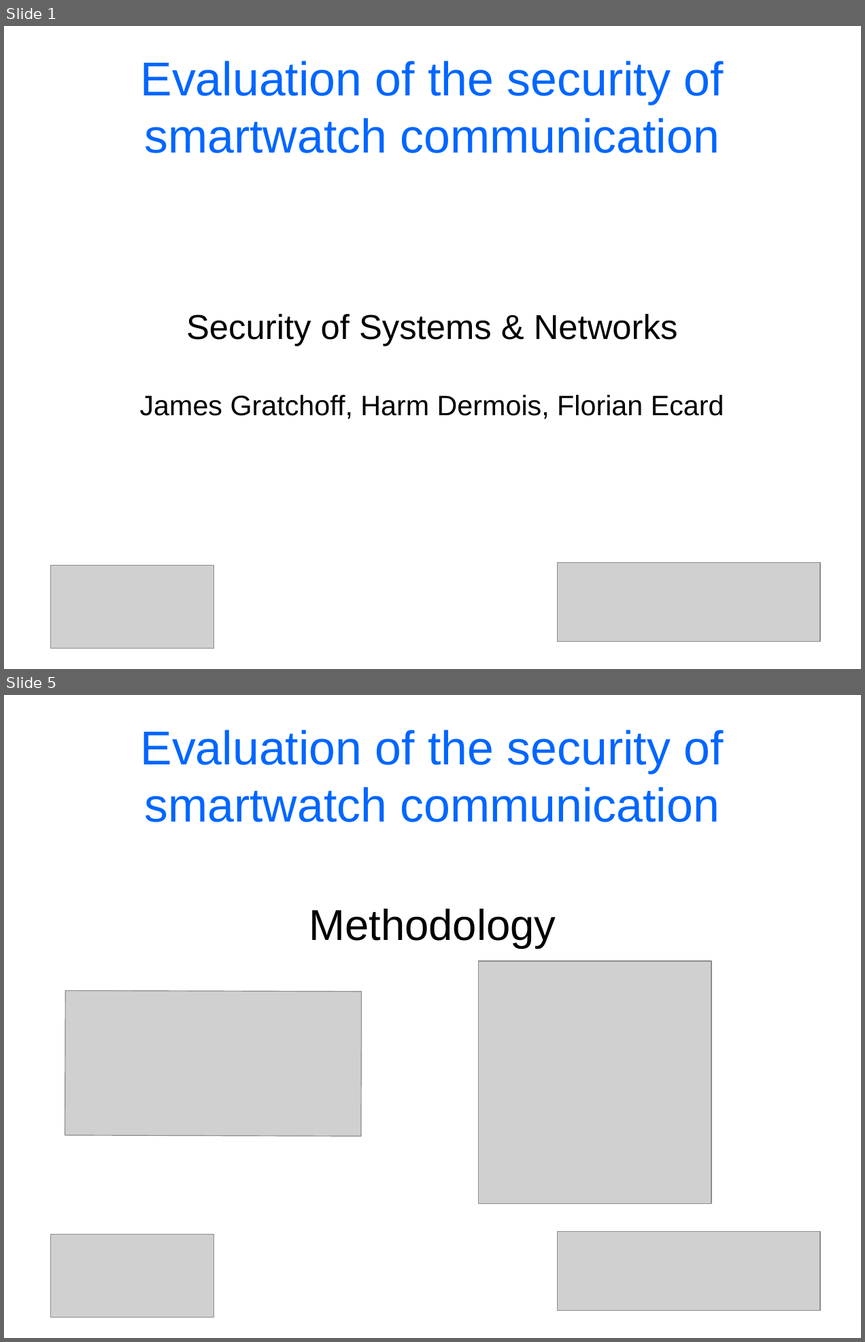
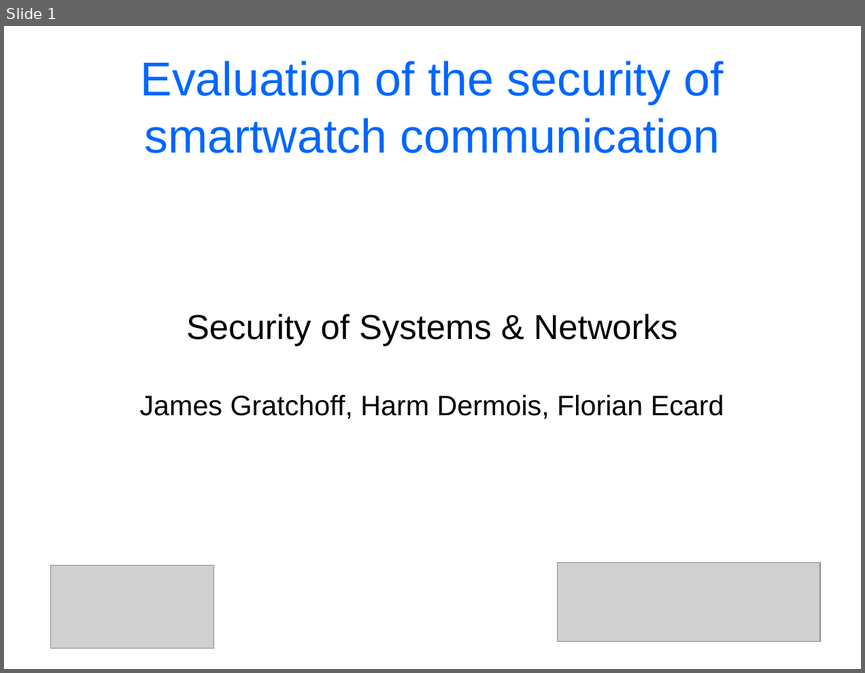
Before and after one commit to cheeseit/smartwatchers_report, a slide deck: presentation.odp. Shown one above the other, each under a label of ours: slides 1 and 5 before the commit, slide 1 after it; the slides between them are not shown. The pictures are 865x1342 and 865x673 pixels, drawn with LibreOffice and Linux fonts; fonts in the diff are those of the drawing; grey boxes stand for pictures. Boxes give left, top, right and bottom in pixels: in the first picture for what was removed or moved away, otherwise in the second. Text is boxed around its words. In the diff, an @@ line names an element or a change of style, - is before the commit and + after.

```diff
--- a/presentation.odp
+++ b/presentation.odp
@@ slide 5 removed at (4, 695, 861, 1338), background #FFFFFF @@
@@ title removed at (141, 730, 723, 822) @@
-Evaluation of the security of smartwatch communication
@@ subtitle removed at (309, 909, 555, 948) @@
-Methodology
@@ picture removed at (478, 961, 711, 1204) @@
@@ picture removed at (65, 991, 362, 1136) @@
@@ picture removed at (51, 1234, 214, 1317) @@
@@ picture removed at (558, 1232, 821, 1310) @@
```
Also in this commit, not shown: 10 slides changed, 3 slides added, 1 other slide removed, 1 other file.
